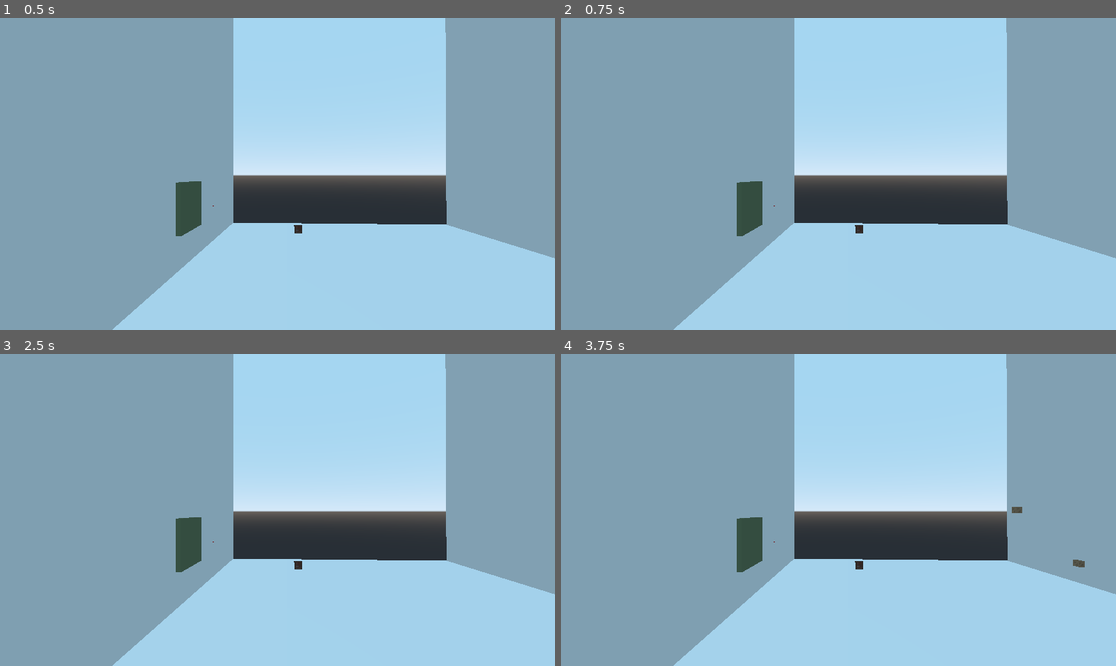
Above: before the commit, frames 1-4 (two rows, left to right).
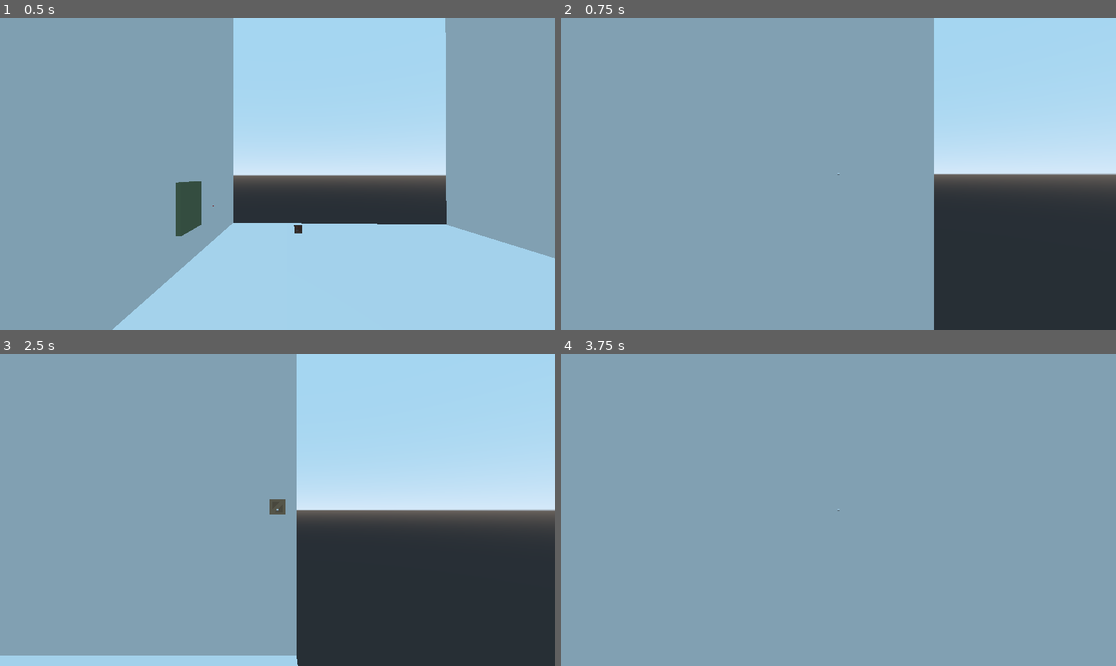
Above: after the commit, the same moments.

Repository: josharo/EscapeAro
Game: Godot game, scene res://TestingArea.tscn
The game is run twice, just before and just after one commit, with the same random seed, the same clock (stepped at 60 frames per second) and the same inputs.
Inputs (mouse positions are in pixels of both pictures, inside the frame that each line leads up to):
- Up to frame 1 (0.5 s): no input
- Up to frame 2 (0.75 s): tap Enter at 0.5 s; move the mouse to (960, 158) at 0.52 s; hold D (movement_right) from 0.53 s (still down); tap Ctrl (fire) at 0.6 s; click (960, 158) at 0.67 s
- Up to frame 3 (2.5 s): tap Space (movement_jump) at 0.77, 1.25, 1.52 s; move the mouse to (166, 525) at 1.27 s; release D (movement_right) at 1.28 s; hold S (movement_backward) 1.28-2.03 s; tap Ctrl (fire) at 1.35, 2.3 s; click (166, 525) at 1.42 s; tap Enter at 2 s; move the mouse to (333, 441) at 2.02 s; hold D (movement_right) from 2.03 s (still down); hold F (flashlight) from 2.03 s (still down); click (333, 441) at 2.17 s
- Up to frame 4 (3.75 s): move the mouse to (810, 572) at 2.77 s; release D (movement_right) at 2.78 s; release F (flashlight) at 2.78 s; hold W (movement_forward) 2.78-3.53 s; tap Ctrl (fire) at 2.85, 3.6 s; click (810, 572) at 2.92 s; tap Space (movement_jump) at 3.02 s; move the mouse to (1005, 556) at 3.52 s; hold A (movement_left) from 3.53 s (still down); click (1005, 556) at 3.67 s

Frame 1 is identical in both runs. In frame 2, 54% of the frame differs, in the area x 20-100%, y 0-100%; in frame 3, 44%; in frame 4, 48%.

Commit message:
back to camera Z 180

Diff:
--- a/Player.gd
+++ b/Player.gd
@@ -60,6 +60,14 @@
 		else:
 			Input.set_mouse_mode(Input.MOUSE_MODE_CAPTURED)
 
+	# ------------------------------
+	# TEMP: camera switch
+	if Input.is_action_just_pressed("fire"):
+		if camera.current:
+			camera.current = false
+		else:
+			camera.current = true
+
 func process_movement(delta):
 	dir.y = 0
 	dir = dir.normalized()
@@ -78,7 +86,7 @@
 
 	if event is InputEventMouseMotion and Input.get_mouse_mode() == Input.MOUSE_MODE_CAPTURED:
 		# event.relative.x: right(+), left(-) & event.relative.y: up(-), down(+)
-		rotation_helper.rotate_x(deg2rad(event.relative.y * MOUSE_SENSITIVITY * -1))
+		rotation_helper.rotate_x(deg2rad(event.relative.y * MOUSE_SENSITIVITY))
 		self.rotate_y(deg2rad(event.relative.x * MOUSE_SENSITIVITY * -1))
 
 		var camera_rot = rotation_helper.rotation_degrees
--- a/Player.tscn
+++ b/Player.tscn
@@ -41,9 +41,10 @@
 transform = Transform( 1, 0, 0, 0, 1, 0, 0, 0, 1, 0, 0.0639973, 2.02594 )
 
 [node name="Position3D" type="Position3D" parent="RotationHelper"]
-transform = Transform( 1, 0, 0, 0, 1, 0, 0, 0, 1, 0, 0, -14.744 )
+transform = Transform( 1, 0, 0, 0, 1, 0, 0, 0, 1, 0, 0, 14.744 )
 
 [node name="Camera" type="Camera" parent="RotationHelper"]
+transform = Transform( -1, 0, -8.74228e-08, 0, 1, 0, 8.74228e-08, 0, -1, 0, 0, 0 )
 
 [node name="Crosshair" type="MeshInstance" parent="RotationHelper/Camera"]
 transform = Transform( -1, 0, 0, 0, 1, 0, 0, 0, -1, 0, 0, -1 )
